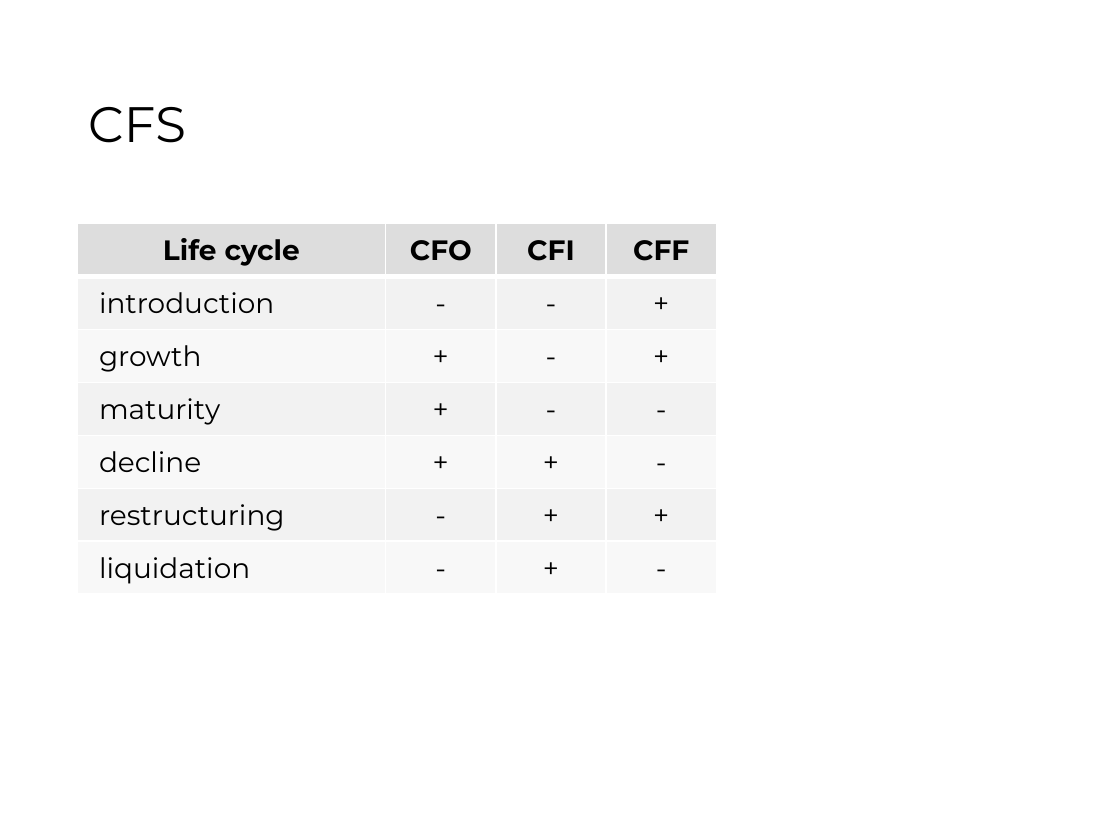
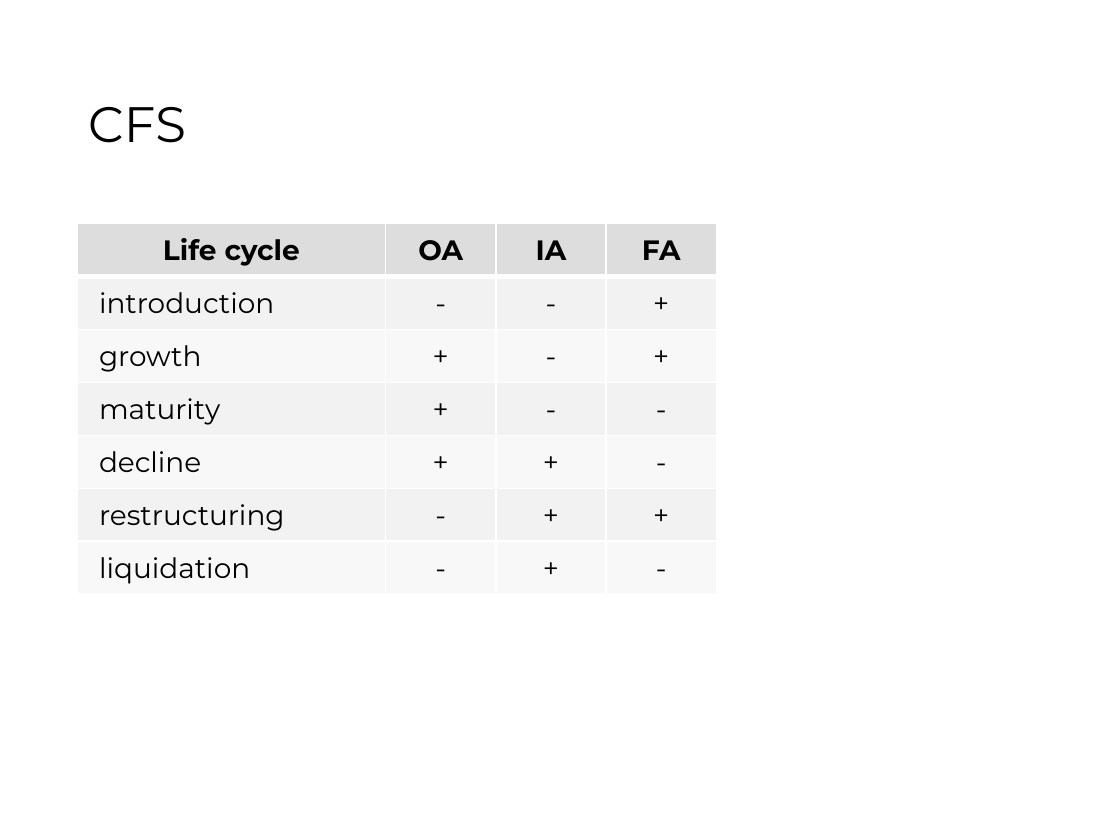
Before and after one commit to jorgegallud-boop/FSA, a slide deck: slide 8 of source-pptx/04.pptx (slide 3 before the commit). Drawn at 1120x840 pixels with LibreOffice and Linux fonts; fonts in the diff are those of the drawing. Boxes give left, top, right and bottom in pixels: in the first picture for what was removed or moved away, otherwise in the second. Text is boxed around its words. In the diff, an @@ line names an element or a change of style, - is before the commit and + after.

```diff
--- a/source-pptx/04.pptx
+++ b/source-pptx/04.pptx
@@ table at bbox=[77, 224, 716, 595] @@
-row 1: Life cycle | CFO | CFI | CFF
+row 1: Life cycle | OA | IA | FA
```
Also in this commit, not shown: 8 slides added, 2 slides removed, 22 other files.
